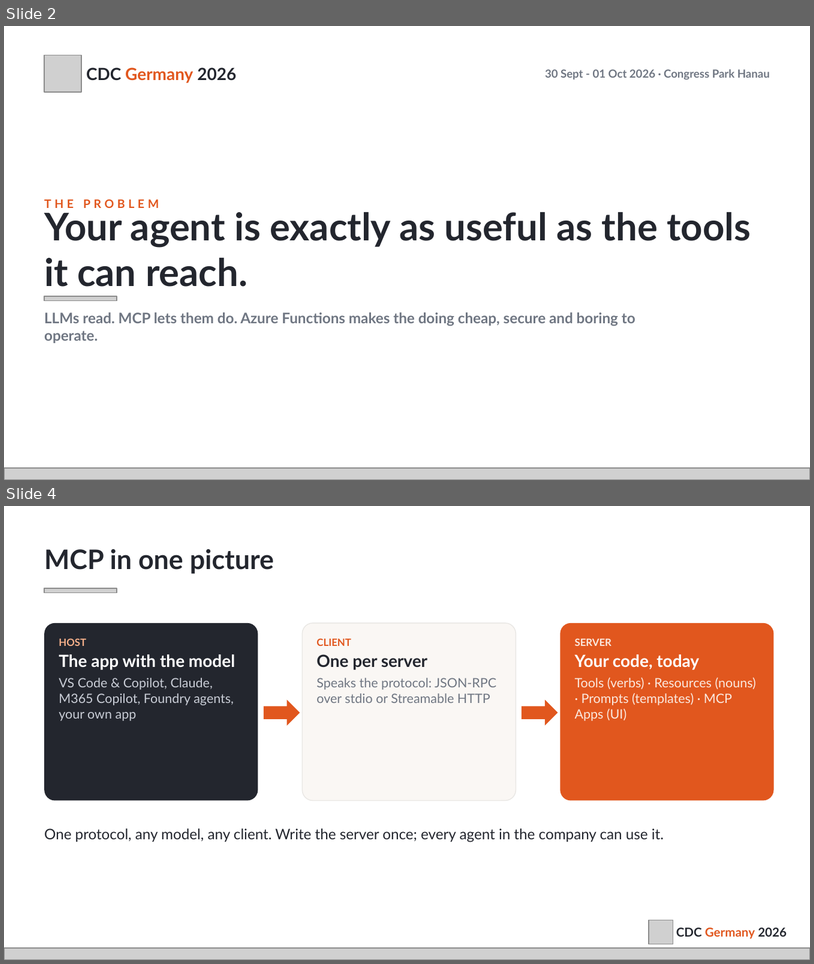
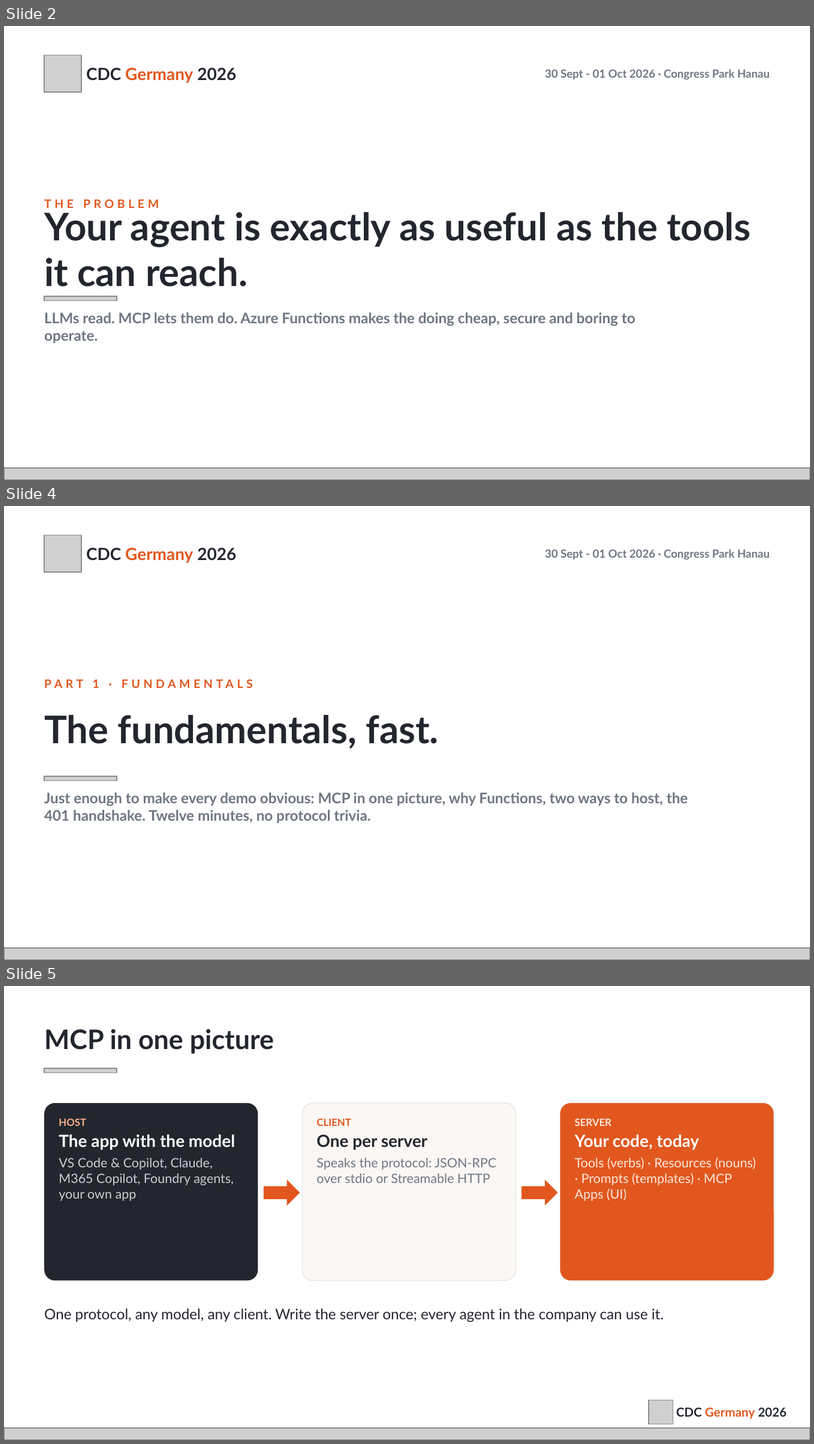
Before and after one commit to bakionur/azure-functions-mcp-cdc, a slide deck: docs/CDC2026_Okutucu_MCP-Azure-Functions.pptx. Shown one above the other, each under a label of ours: slides 2 and 4 before the commit, slides 2, 4 and 5 after it; the slides between them are not shown. The pictures are 814x964 and 814x1444 pixels, drawn with LibreOffice and Linux fonts; fonts in the diff are those of the drawing; grey boxes stand for pictures. Boxes give left, top, right and bottom in pixels: in the first picture for what was removed or moved away, otherwise in the second. Text is boxed around its words. In the diff, an @@ line names an element or a change of style, - is before the commit and + after.

```diff
--- a/docs/CDC2026_Okutucu_MCP-Azure-Functions.pptx
+++ b/docs/CDC2026_Okutucu_MCP-Azure-Functions.pptx
@@ slide 4 added at bbox=[4, 506, 810, 960], background #FFFFFF @@
@@ picture added at bbox=[44, 535, 81, 572] @@
@@ text added at bbox=[86, 547, 236, 563], 15 pt, text #23262E, bold @@
+CDC Germany 2026
@@ text added at bbox=[545, 549, 770, 560], 10 pt, text #6F7682, bold @@
+30 Sept - 01 Oct 2026 · Congress Park Hanau
@@ text added at bbox=[93, 679, 357, 748], 10.5 pt, text #E1571E, bold @@
+PART 1 · FUNDAMENTALS
@@ text added at bbox=[44, 715, 439, 744], 34 pt, text #23262E, bold @@
+The fundamentals, fast.
@@ picture added at bbox=[44, 776, 117, 781] @@
@@ text added at bbox=[44, 792, 689, 823], 13 pt, text #6F7682, bold @@
+Just enough to make every demo obvious: MCP in one picture, why Functions, two ways to host, the 401 handshake. Twelve minutes, no protocol trivia.
@@ picture added at bbox=[4, 947, 810, 959] @@
@@ what was slide 4 is now slide 5 @@
```
Also in this commit, not shown: 3 slides changed, 6 other slides added, 3 slides removed.
